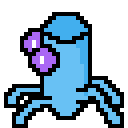
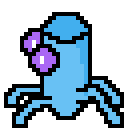
Two versions of the same layered image (128px x 128px). Layer-by-layer changes:
painted on "Layer 5 copy" over left=36, top=44, right=40, bottom=48
